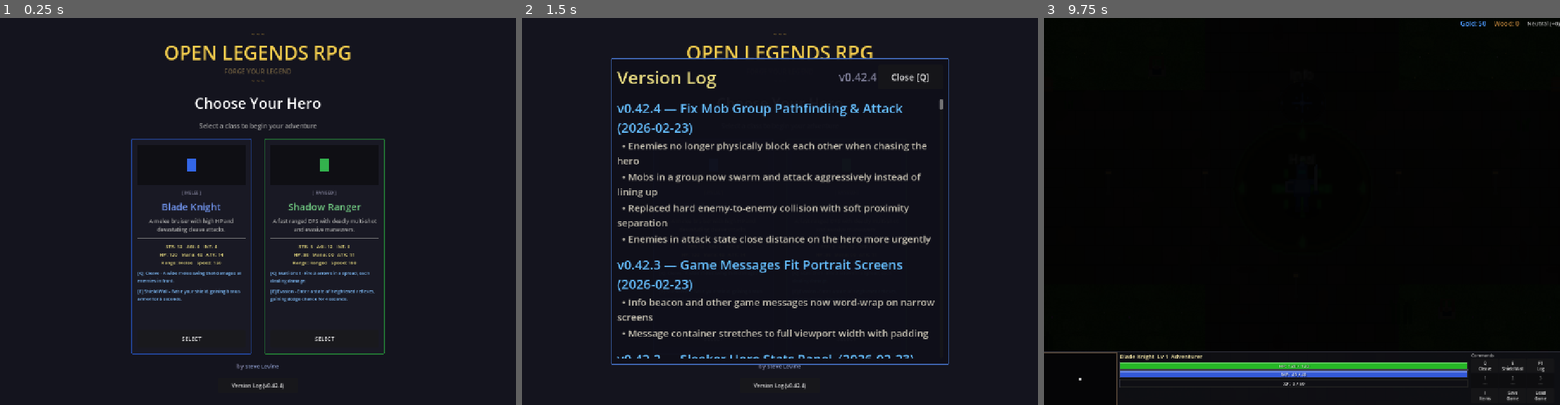
Above: before the commit, frames 1-3 (left to right).
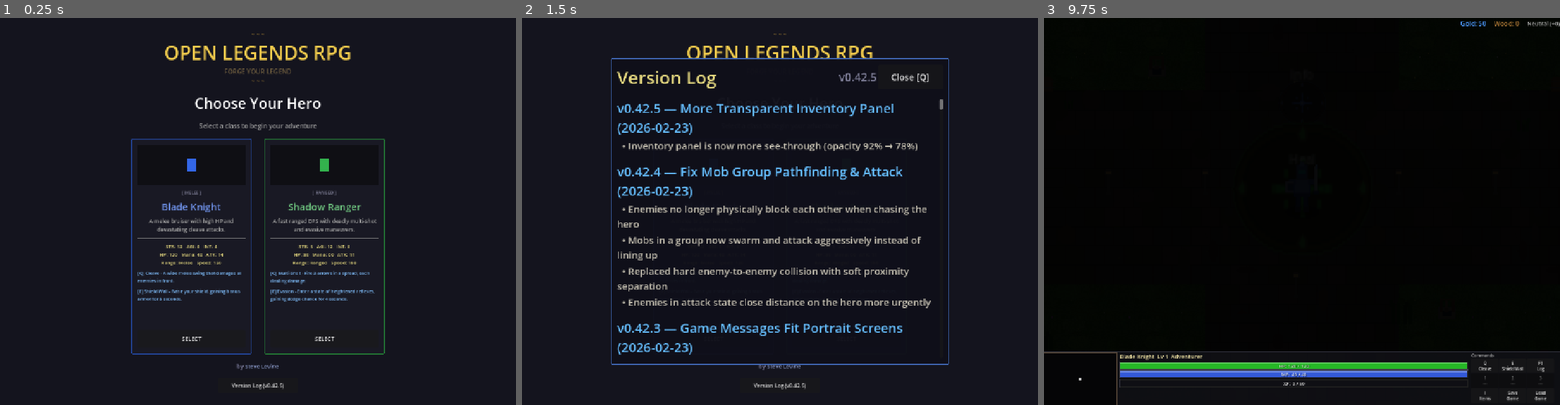
Above: after the commit, the same moments.

Repository: slxny/legends-open-rpg
Game: Godot game, scene res://scenes/main.tscn
Same seed, same stepped clock (60 frames per second), same inputs: the game is played once before the commit and once after it.
Inputs (mouse positions are in pixels of both pictures, inside the frame that each line leads up to):
- Up to frame 1 (0.25 s): no input
- Up to frame 2 (1.5 s): click "Version Log (v0.42.4)" (after the commit: "Version Log (v0.42.5)") at 0.5 s; click "SELECT" at 1.25 s
- Up to frame 3 (9.75 s): click "SELECT" at 2 s; tap Enter at 2.75, 4.25, 5.75 s; move the mouse to (1415, 192) at 2.77 s; hold D (move_right) 2.78-3.5 s; hold Q (ability_1) 2.78-3.5 s; click (1415, 192) at 2.92 s; tap Space (attack) at 3.5, 6.5 s; drag from (1198, 230) to (1276, 288) at 3.52 s; move the mouse to (1353, 126) at 4.27 s; hold D (move_right) 4.28-5 s; hold Space (attack) 4.28-5 s; drag from (1276, 288) to (1147, 153) at 5.02 s; move the mouse to (1456, 269) at 5.77 s; hold A (move_left) 5.78-6.5 s; tap 1 at 5.85 s; tap I (toggle_inventory) at 6.4 s; drag from (1147, 153) to (1224, 114) at 6.52 s; move the mouse to (1327, 211) at 7.27 s; hold S (move_down) 7.28-8 s; tap 3 at 7.35 s; click (1327, 211) at 7.42 s; drag from (1224, 114) to (1198, 230) at 8.02 s; move the mouse to (1415, 192) at 8.77 s; hold W (move_up) 8.78-9.5 s; hold Q (ability_1) 8.78-9.5 s; drag from (1198, 230) to (1276, 288) at 9.52 s

The runs differ from the first frame. In frame 1, less than 0.1% of the frame differs, in the area x 54-55%, y 94-96%; in frame 2, 8.2%, in the area x 18-80%, y 14-96%; in frame 3, nothing differs.

Commit message:
Make inventory panel more transparent (0.92 → 0.78 opacity)
https://claude.ai/code/session_011TCgb3YKAF7G9y6uE4ZQeY

Diff:
--- a/scenes/ui/changelog_dialog.gd
+++ b/scenes/ui/changelog_dialog.gd
@@ -9,9 +9,17 @@
 var _is_visible: bool = false
 var _is_mobile: bool = false
 
-const GAME_VERSION := "v0.42.4"
+const GAME_VERSION := "v0.42.5"
 
 const CHANGELOG: Array[Dictionary] = [
+	{
+		"version": "v0.42.5",
+		"title": "More Transparent Inventory Panel",
+		"date": "2026-02-23",
+		"entries": [
+			"Inventory panel is now more see-through (opacity 92% → 78%)",
+		]
+	},
 	{
 		"version": "v0.42.4",
 		"title": "Fix Mob Group Pathfinding & Attack",
--- a/scenes/ui/inventory_screen.tscn
+++ b/scenes/ui/inventory_screen.tscn
@@ -16,7 +16,7 @@
 offset_bottom = -120.0
 grow_horizontal = 0
 grow_vertical = 2
-self_modulate = Color(1, 1, 1, 0.92)
+self_modulate = Color(1, 1, 1, 0.78)
 
 [node name="MarginContainer" type="MarginContainer" parent="Panel"]
 layout_mode = 2
